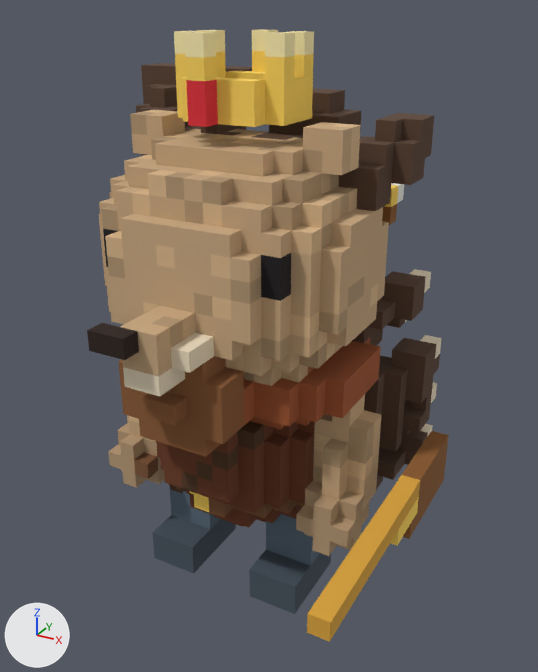
Two versions of the glTF model models/units/dwarfgunner_hedgehog_3star.glb, one commit apart.
The view is the same before and after, from a camera (50 mm lens) standing at (0.981, -1.634, 1.6) and looking at (0.11, -0.05, 0.808). Arrows for +X, +Y and +Z are at lower left; the lights stay in place. The picture after the commit comes second. Vertices at exactly the same position are counted once.

The first picture shows 'dwarfgunner_hedgehog'.
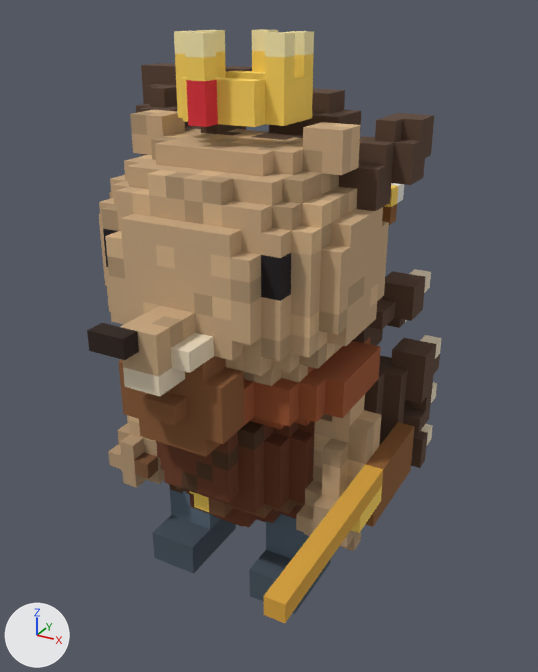
Where the change shows, as pixel boxes [x1, y1, x2, y2] in the pictures (538 x 672 px; the box of a moved part takes in the faces that stretch with it):
'dwarfgunner_hedgehog', reshaped
    before: [87, 29, 449, 642]
    after: [87, 29, 442, 623]
part 1 of me_dwarfgunner_hedgehog, moved or reshaped
    before: [307, 431, 449, 642]
    after: [264, 422, 414, 623]

What the commit changed:
me_dwarfgunner_hedgehog is used by ob_dwarfgunner_hedgehog; location (0.0, 0.0, 0.0).
me_dwarfgunner_hedgehog had 2142 vertices, 3600 faces and spanned x -0.45..0.55, y -0.6..0.4, z 0.0..1.55.
me_dwarfgunner_hedgehog now has 2135 vertices, 3600 faces and spans x -0.45..0.45, y -0.6..0.4, z 0.0..1.55.
Part 1, on me_dwarfgunner_hedgehog:
15 vertices are removed from x 0.5..0.55, y -0.2..0.2, z 0.35..0.5.
29 faces are deleted.
9 vertices in x 0.5..0.55, y -0.6..-0.05, z 0.4..0.5 move by (-0.1, 0.0, 0.0).
3 vertices are added at (0.4, 0.2, 0.5), (0.45, 0.2, 0.5), (0.45, -0.05, 0.35).
5 new vertices lie (0.05, 0.0, 0.0) away from vertices in x 0.4..0.5, y -0.2..0.2, z 0.35..0.5.
29 new faces join them.
